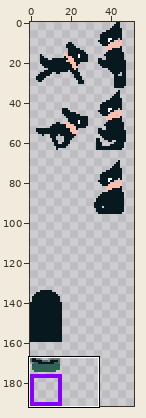
File history of a sprite sheet, _data/images/enemigos_sprites.png. Above, an overview of the earlier version with the close-up marked.
Close-up. Before the edit:
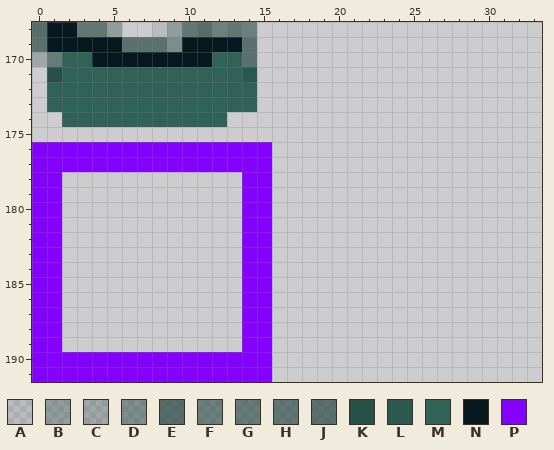
The file is 256x192 pixels. Pixels under 10% opacity are left out. Colours within 5 levels of each other are drawn and written as one. Shown: x 0..33, y 168..191. The wide view leaves out empty margins.
Palette (. is transparent): A #193b3b1e  B #1c423958  C #1d423b45  D #1e413a75  E #1e413cae  F #1e423b8e  G #1e423b95  H #1e423b9e  J #1e423ba8  K #275048  L #2a574e  M #306257  N #07181f  P #8501ff
Pixels before, first column x 0:
168 ENNHHB..ABHEFHF.
169 JNNNNNJJJDNNNNJ.
170 CGMMNNNNNNNNMMJ.
171 .KMMMMMMMMMMMML.
172 .MMMMMMMMMMMMMM.
173 .MMMMMMMMMMMMMM.
174 ..MMMMMMMMMMM...
175 ................
176 PPPPPPPPPPPPPPPP
177 PPPPPPPPPPPPPPPP
178 PP............PP
179 PP............PP
180 PP............PP
181 PP............PP
182 PP............PP
183 PP............PP
184 PP............PP
185 PP............PP
186 PP............PP
187 PP............PP
188 PP............PP
189 PP............PP
190 PPPPPPPPPPPPPPPP
191 PPPPPPPPPPPPPPPP
Now the later version:
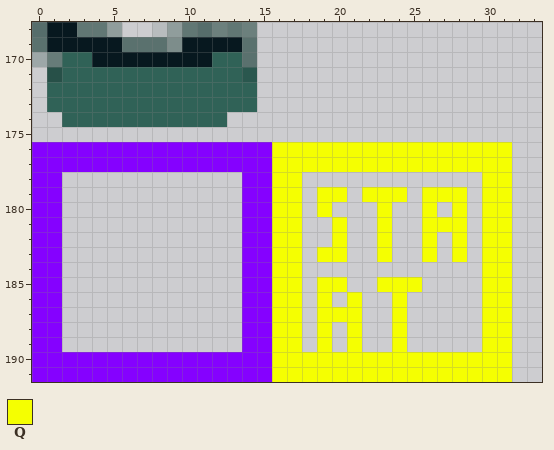
Colours new in this view: Q #f5ff01
Diff:
Changed rows in their new state; - is an unchanged pixel.
first column x 16:
176 QQQQQQQQQQQQQQQQ
177 QQQQQQQQQQQQQQQQ
178 QQ------------QQ
179 QQ-QQ-QQQ-QQQ-QQ
180 QQ-Q---Q--Q-Q-QQ
181 QQ--Q--Q--QQQ-QQ
182 QQ--Q--Q--Q-Q-QQ
183 QQ-QQ--Q--Q-Q-QQ
184 QQ------------QQ
185 QQ-QQ--QQQ----QQ
186 QQ-Q-Q--Q-----QQ
187 QQ-QQQ--Q-----QQ
188 QQ-Q-Q--Q-----QQ
189 QQ-Q-Q--Q-----QQ
190 QQQQQQQQQQQQQQQQ
191 QQQQQQQQQQQQQQQQ
Pixel boxes of the changes (left, top, right, bottom) in both close-ups:
added: (272, 142, 512, 382)
